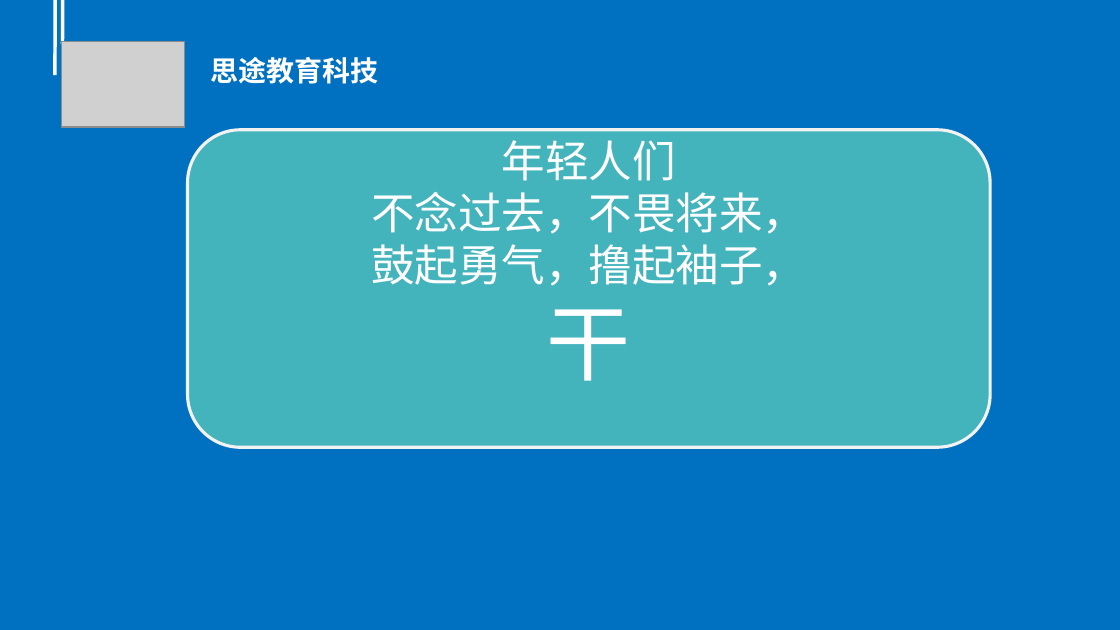
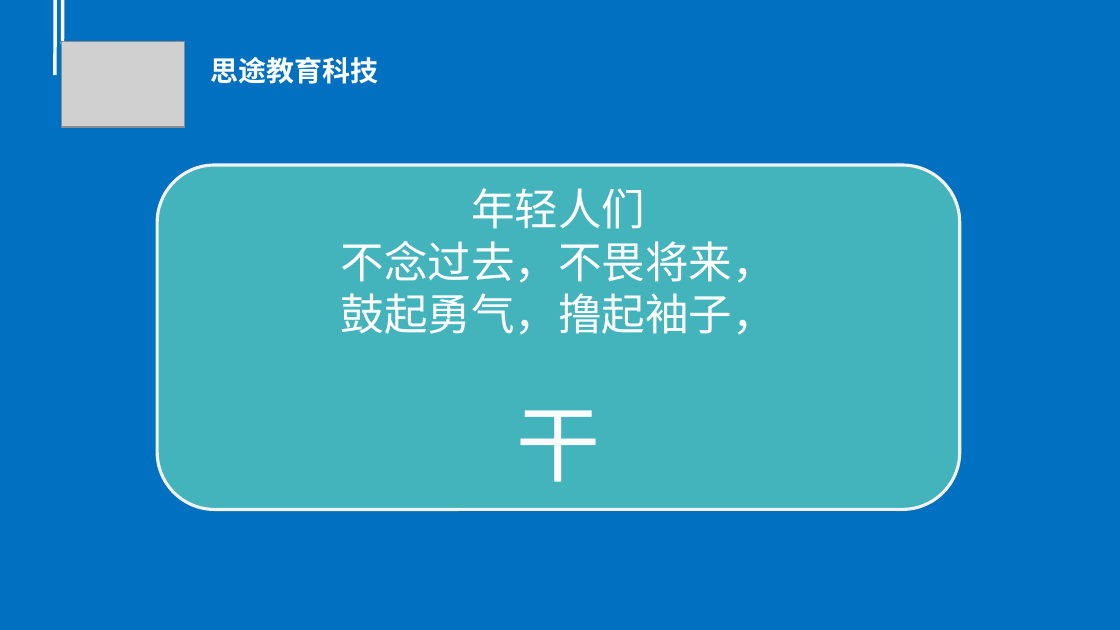
Before and after one commit to millet0328/lesson-file, a slide deck: slide 37 of 职业素养课程--用未来技术视角，定位奋斗方向.pptx (slide 38 before the commit). Drawn at 1120x630 pixels with LibreOffice and Linux fonts; fonts in the diff are those of the drawing; grey boxes stand for pictures; background and template pictures are left out. Boxes give left, top, right and bottom in pixels: in the first picture for what was removed or moved away, otherwise in the second. Text is boxed around its words. In the diff, an @@ line names an element or a change of style, - is before the commit and + after.

```diff
--- a/职业素养课程--用未来技术视角，定位奋斗方向.pptx
+++ b/职业素养课程--用未来技术视角，定位奋斗方向.pptx
@@ rounded rectangle "年轻人们": place and size @@
-rounded rectangle "年轻人们" at (187,130,990,447)
+rounded rectangle "年轻人们" at (157,165,960,510)
```
Also in this commit, not shown: 14 other slides changed, 21 slides added, 3 slides removed.
